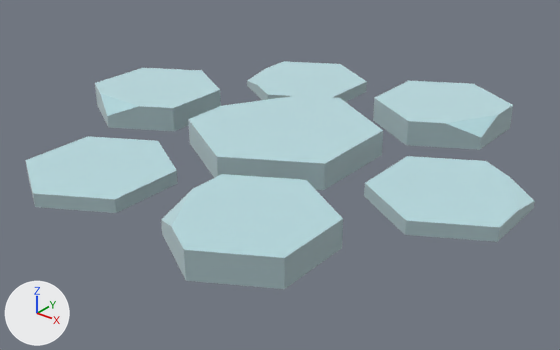
The glTF model public/models/nf2/nature/path_stoneCircle.glb: old version first, new version second.
The view is the same before and after, from a 50 mm lens placed at (0.843, -1.066, 0.553), pointed at (0.014, -0.029, -0.09). Lighting does not change. The marker at lower left points along +X, +Y and +Z. The older version comes first. Where no turn or scale is listed for an object, it has been applied to the vertices.

Names of what the first picture shows: 'path_stoneCircle'.
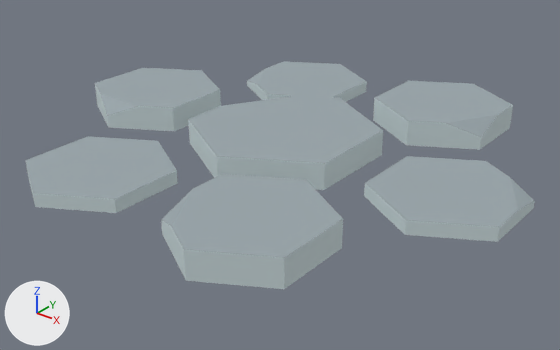
Pixel boxes [x1, y1, x2, y2] of what changed, in the pictures (560 x 350 px):
```json
{"object": "path_stoneCircle", "change": "recoloured, surface changed", "before": [25, 61, 535, 289], "after": [25, 61, 535, 289]}
```

Edits to the scene script, one JSON object a line:
```json
{"op": "set", "path": "mat_stone.metallic", "old": "1.0", "new": "0.0"}
{"op": "set", "path": "mat_stone.base_color", "old": "(0.722, 0.886, 0.91)", "new": "(0.323, 0.381, 0.407)", "note": "pale blue #ddf2f5 -> grey #9aa6ab"}
{"op": "set", "path": "mat_stonedark.metallic", "old": "1.0", "new": "0.0"}
{"op": "remove", "block": "ob_tmpparent", "code": ["ob_tmpparent = bpy.data.objects.new('tmpParent', None)", "ob_tmpparent.location = (0.0, 0.0, 0.0)"]}
```
